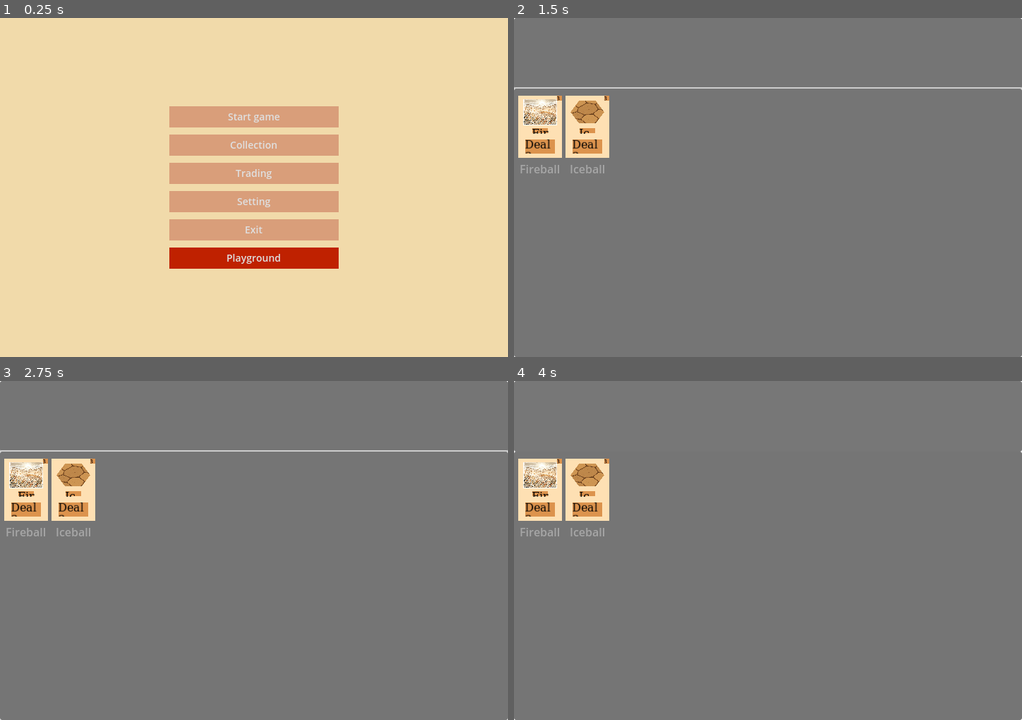
Above: before the commit, frames 1-4 (two rows, left to right).
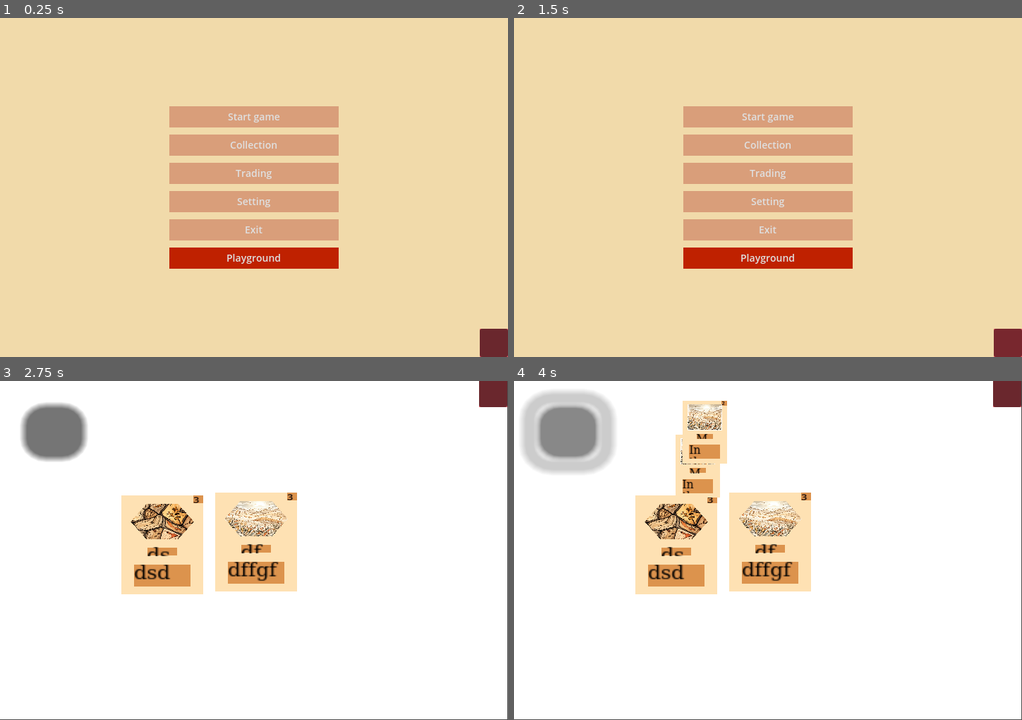
Above: after the commit, the same moments.

Repository: DarkDragonanDy/Project_card
Game: Godot game, scene res://Scenes/node_scene.tscn
Two runs of this game, one before a commit and one after it. Both use one fixed random seed, a clock stepped at 60 frames per second and the inputs below.
Inputs (mouse positions are in pixels of both pictures, inside the frame that each line leads up to):
- Up to frame 1 (0.25 s): no input
- Up to frame 2 (1.5 s): click "Collection" at 0.5 s; click (1011, 343) at 1.27 s
- Up to frame 3 (2.75 s): click (254, 621) at 2 s, where only the run after the commit has a clickable "Playground"
- Up to frame 4 (4 s): click (569, 431) at 2.77 s; click (569, 431) at 3.52 s

The runs differ from the first frame. In frame 1, 0.5% of the frame differs, in the area x 94-100%, y 91-100%; in frame 2, 98%; in frame 3, 99%; in frame 4, 99%, in the area x 0-100%, y 0-100%.

Commit message:
build week 2, day 3
Finished deck basics and saving system

Diff:
--- a/Scenes/battle.tscn
+++ b/Scenes/battle.tscn
@@ -1,9 +1,10 @@
-[gd_scene load_steps=12 format=4 uid="uid://b48evgfat1b3o"]
+[gd_scene load_steps=13 format=4 uid="uid://b48evgfat1b3o"]
 
 [ext_resource type="Texture2D" uid="uid://ckcqoxchk4w0c" path="res://Sprites/Tiles/cropped-image-85ui-3.png" id="1_1otgo"]
 [ext_resource type="Texture2D" uid="uid://bv6a68qtq1ux8" path="res://Sprites/Tiles/Tile.png" id="1_w7k78"]
 [ext_resource type="Texture2D" uid="uid://on5bdvuw4nq5" path="res://Sprites/Tiles/cropped-image-99wl-4.png" id="2_pd5xk"]
 [ext_resource type="Texture2D" uid="uid://cjmrxbuehslmt" path="res://Sprites/Tiles/cropped-image-1x8t-3.png" id="3_f6xt6"]
+[ext_resource type="Script" uid="uid://bhu2p4f22o6re" path="res://Scripts/button_exit.gd" id="5_pd5xk"]
 
 [sub_resource type="TileSetAtlasSource" id="TileSetAtlasSource_ww2ai"]
 texture = ExtResource("1_1otgo")
@@ -110,3 +111,19 @@
 grow_horizontal = 2
 grow_vertical = 2
 color = Color(0.114219, 0.741994, 0.578464, 1)
+
+[node name="Exit" type="ColorRect" parent="."]
+offset_left = 681.0
+offset_top = -2.0
+offset_right = 721.0
+offset_bottom = 38.0
+color = Color(0.924131, 0.387928, 0.437383, 1)
+
+[node name="Button" type="Button" parent="Exit"]
+modulate = Color(0.746045, 0, 0.0358365, 1)
+layout_mode = 0
+offset_right = 40.0
+offset_bottom = 40.0
+script = ExtResource("5_pd5xk")
+
+[connection signal="pressed" from="Exit/Button" to="Exit/Button" method="_on_pressed"]
--- a/Scenes/collection.tscn
+++ b/Scenes/collection.tscn
@@ -1,8 +1,9 @@
-[gd_scene load_steps=4 format=3 uid="uid://chphfet22thsu"]
+[gd_scene load_steps=5 format=3 uid="uid://chphfet22thsu"]
 
-[ext_resource type="Script" uid="uid://g6c6uisjo8mg" path="res://Scripts/item_list_collection.gd" id="1_d2ee6"]
-[ext_resource type="Script" uid="uid://bn7qb655xorr0" path="res://Scripts/deck_manager.gd" id="1_f77j5"]
-[ext_resource type="Script" uid="uid://cfwdxi4w6hgyg" path="res://Scripts/deck_modification_manager.gd" id="2_ungwm"]
+[ext_resource type="Script" uid="uid://g6c6uisjo8mg" path="res://Scripts/Collection and deck mangment/item_list_collection.gd" id="1_d2ee6"]
+[ext_resource type="Script" uid="uid://bn7qb655xorr0" path="res://Scripts/Collection and deck mangment/deck_manager.gd" id="1_f77j5"]
+[ext_resource type="Script" uid="uid://cfwdxi4w6hgyg" path="res://Scripts/Collection and deck mangment/deck_modification_manager.gd" id="2_ungwm"]
+[ext_resource type="Script" uid="uid://bhu2p4f22o6re" path="res://Scripts/button_exit.gd" id="4_kthco"]
 
 [node name="Collection" type="Control"]
 layout_mode = 3
@@ -20,6 +21,7 @@
 grow_horizontal = 2
 grow_vertical = 2
 split_offset = 100
+dragging_enabled = false
 dragger_visibility = 2
 drag_area_highlight_in_editor = true
 
@@ -41,6 +43,8 @@
 allow_reselect = true
 allow_rmb_select = true
 wraparound_items = false
+max_columns = 0
+fixed_column_width = 70
 
 [node name="Deck_manager" type="Control" parent="VSplitContainer/Deck"]
 layout_mode = 2
@@ -74,3 +78,19 @@
 [node name="Deck_modification_manager" type="Control" parent="VSplitContainer"]
 layout_mode = 2
 script = ExtResource("2_ungwm")
+
+[node name="Exit" type="ColorRect" parent="."]
+offset_left = 683.0
+offset_top = 440.0
+offset_right = 723.0
+offset_bottom = 480.0
+color = Color(0.924131, 0.387928, 0.437383, 1)
+
+[node name="Button" type="Button" parent="Exit"]
+modulate = Color(0.746045, 0, 0.0358365, 1)
+layout_mode = 0
+offset_right = 40.0
+offset_bottom = 40.0
+script = ExtResource("4_kthco")
+
+[connection signal="pressed" from="Exit/Button" to="Exit/Button" method="_on_pressed"]
--- a/Scenes/node_scene.tscn
+++ b/Scenes/node_scene.tscn
@@ -1,6 +1,7 @@
-[gd_scene load_steps=2 format=3 uid="uid://27dk63qdjfix"]
+[gd_scene load_steps=3 format=3 uid="uid://27dk63qdjfix"]
 
 [ext_resource type="Script" uid="uid://cdki88re1bnhn" path="res://Scripts/node_scene.gd" id="1_3prna"]
+[ext_resource type="Script" uid="uid://bhu2p4f22o6re" path="res://Scripts/button_exit.gd" id="2_kj18g"]
 
 [node name="Node_Menue" type="Control"]
 layout_mode = 3
@@ -110,6 +111,22 @@
 text = "Playground"
 flat = true
 
+[node name="Exit" type="ColorRect" parent="."]
+layout_mode = 0
+offset_left = 680.0
+offset_top = 440.0
+offset_right = 720.0
+offset_bottom = 480.0
+color = Color(0.924131, 0.387928, 0.437383, 1)
+
+[node name="Button" type="Button" parent="Exit"]
+modulate = Color(0.746045, 0, 0.0358365, 1)
+layout_mode = 0
+offset_right = 40.0
+offset_bottom = 40.0
+script = ExtResource("2_kj18g")
+
 [connection signal="pressed" from="VBoxContainer/ColorRect_Start_game/Start_game" to="." method="_on_start_game_pressed"]
 [connection signal="pressed" from="VBoxContainer/ColorRect_Collection/Collection" to="." method="_on_collection_pressed"]
 [connection signal="pressed" from="VBoxContainer/ColorRect_Playground/Playground" to="." method="_on_playground_pressed"]
+[connection signal="pressed" from="Exit/Button" to="Exit/Button" method="_on_pressed"]
--- a/Scenes/playground.tscn
+++ b/Scenes/playground.tscn
@@ -1,18 +1,19 @@
-[gd_scene load_steps=7 format=3 uid="uid://b5gtglaa5snfh"]
+[gd_scene load_steps=8 format=3 uid="uid://b5gtglaa5snfh"]
 
 [ext_resource type="PackedScene" uid="uid://b7e7ypio11pt0" path="res://Scenes/card_template.tscn" id="1_uof5o"]
 [ext_resource type="Texture2D" uid="uid://cljrmgm2cdqnn" path="res://Sprites/Tiles/cropped-image-86io-1.png" id="3_qyfof"]
 [ext_resource type="Texture2D" uid="uid://cdyi4o0qrrr0a" path="res://Sprites/Tiles/cropped-image-14jv-2.png" id="3_u4ce8"]
 [ext_resource type="Script" uid="uid://fcg52rsv7rw1" path="res://Scripts/button.gd" id="4_qyfof"]
 [ext_resource type="Script" uid="uid://cjl057ogbfyib" path="res://Scripts/node.gd" id="5_3e07v"]
+[ext_resource type="Script" uid="uid://bhu2p4f22o6re" path="res://Scripts/button_exit.gd" id="6_vl51c"]
 
 [sub_resource type="CanvasTexture" id="CanvasTexture_6xle2"]
 
 [node name="Playground" type="Node2D"]
 
 [node name="Sprite2D" type="Sprite2D" parent="."]
-position = Vector2(365.5, 247)
-scale = Vector2(731, 494)
+position = Vector2(359.5, 239.5)
+scale = Vector2(719, 479)
 texture = SubResource("CanvasTexture_6xle2")
 
 [node name="Card_template" parent="." instance=ExtResource("1_uof5o")]
@@ -48,4 +49,19 @@
 offset_bottom = 40.0
 script = ExtResource("5_3e07v")
 
+[node name="Exit" type="ColorRect" parent="."]
+offset_left = 679.0
+offset_top = -3.0
+offset_right = 719.0
+offset_bottom = 37.0
+color = Color(0.924131, 0.387928, 0.437383, 1)
+
+[node name="Button" type="Button" parent="Exit"]
+modulate = Color(0.746045, 0, 0.0358365, 1)
+layout_mode = 0
+offset_right = 40.0
+offset_bottom = 40.0
+script = ExtResource("6_vl51c")
+
 [connection signal="pressed" from="Button" to="Button" method="_on_button_pressed"]
+[connection signal="pressed" from="Exit/Button" to="Exit/Button" method="_on_pressed"]
--- a/Scripts/deck_manager.gd
+++ b/Scripts/Collection and deck mangment/deck_manager.gd
@@ -3,6 +3,7 @@
 # Attach this to a Node child of your Deck container
 
 @onready var deck_list: ItemList = $"../Deck_list"
+@onready var collection_list: ItemList = get_node("../../Collection/Collection_list")
 
 # Deck configuration
 var max_cards: int = 30  # Maximum cards allowed in deck
@@ -10,6 +11,16 @@
 
 # Visual feedback
 var is_hovering: bool = false
+
+
+const SAVE_PATH = "user://deck_save.dat"
+var deck_data: Array = []
+
+func valid_deck():
+	if (current_card_count==max_cards):
+		return true
+	else:
+		return false
 
 func _ready():
 	# Configure deck list for horizontal layout
@@ -25,37 +36,102 @@
 
 	# Optional: Set item selection mode
 	deck_list.select_mode = ItemList.SELECT_SINGLE
+	if collection_list.has_signal("collection_loaded"):
+		collection_list.collection_loaded.connect(_on_collection_loaded)
 
-func add_card(card_name: String, card_icon: Texture2D):
+
+func _on_collection_loaded():
+	load_deck()
+func add_card(collection_index: int):
 	# Check if deck is full
 	if current_card_count >= max_cards:
 		print("Deck is full! Maximum cards: ", max_cards)
 		return false
 
 	# Create a scaled version of the icon
-	var scaled_icon = ImageTexture.new()
-	var image = card_icon.get_image()
-	image.resize(image.get_width() / 10, image.get_height() / 10, Image.INTERPOLATE_BILINEAR)
-	scaled_icon.set_image(image)
 
+	var image = collection_list.get_item_icon(collection_index)
+	var card_name = collection_list.get_item_text(collection_index)
+
+
+
+	deck_data.append({
+		"name": card_name,
+		"collection_index": collection_index
+	})
 	# Add the card
-	deck_list.add_item(card_name, scaled_icon)
+	deck_list.add_item(card_name, image)
 	current_card_count += 1
 
 	# Optional: Show count in deck name or somewhere else
 	_update_deck_display()
-
+	print("Selected card: ", card_name )
+	save_deck()
 	return true
 
 func remove_card(index: int):
 	if index >= 0 and index < deck_list.get_item_count():
 		deck_list.remove_item(index)
+		deck_data.remove_at(index)
 		current_card_count -= 1
 		_update_deck_display()
+		save_deck()
 
 func _on_item_selected(index: int):
 	# Handle card selection in deck (e.g., for removal or inspection)
 	print("Selected card: ", deck_list.get_item_text(index))
+	remove_card(index)
+
+func clear_deck():
+	deck_list.clear()
+	deck_data.clear()
+	current_card_count = 0
+	_update_deck_display()
+	save_deck()
+
+func save_deck():
+	var file = FileAccess.open(SAVE_PATH, FileAccess.WRITE)
+	if file:
+		file.store_var(deck_data)
+		file.close()
+		print("Deck saved successfully")
+
+func load_deck():
+	if FileAccess.file_exists(SAVE_PATH):
+		var file = FileAccess.open(SAVE_PATH, FileAccess.READ)
+		if file:
+			deck_data = file.get_var()
+			file.close()
+
+			# Rebuild deck list from saved data
+			deck_list.clear()
+			current_card_count = 0
+
+			for card in deck_data:
+				# Try to load the icon
+				var icon = null
+
+				icon = collection_list.get_item_icon(card["collection_index"])
+
+
+
+				deck_list.add_item(collection_list.get_item_text(card["collection_index"]), icon)
+
+
+				current_card_count += 1
+
+			_update_deck_display()
+			print("Deck loaded successfully")
+
+# Get deck data for transferring to game scene
+func get_deck_data() -> Array:
+	return deck_data.duplicate()
+
+# Load deck from provided data (useful when coming back from game)
+func set_deck_data(data: Array):
+	deck_data = data
+	save_deck()
+	load_deck()
 
 func _on_deck_mouse_entered():
 	is_hovering = true
@@ -76,3 +152,6 @@
 	# var deck_label = get_node_or_null("../DeckLabel")
 	# if deck_label:
 	#     deck_label.text = "Deck: %d/%d" % [current_card_count, max_cards]
+
+func _exit_tree():
+	save_deck()
--- a/Scripts/deck_modification_manager.gd
+++ b/Scripts/Collection and deck mangment/deck_modification_manager.gd
@@ -75,7 +75,7 @@
 	if deck_rect.has_point(mouse_pos):
 		# If we have a deck manager, let it handle the add
 		if deck_manager and deck_manager.has_method("add_card"):
-			deck_manager.add_card(dragged_item_data.text, dragged_item_data.icon)
+			deck_manager.add_card(dragged_item_data["index"])
 		else:
 			# Otherwise add directly
 			# Create a scaled version of the icon for the deck
--- a/Scripts/item_list_collection.gd
+++ b/Scripts/Collection and deck mangment/item_list_collection.gd
@@ -3,7 +3,7 @@
 
 @onready var item_list: ItemList =$"."  # Reference to your ItemList node
 # Reference to your ItemList
-
+signal collection_loaded
 
 # Array to store your created objects
 
@@ -17,7 +17,7 @@
 
 func populate_with_card_scenes():
 	for card_name in CardDatabase.card_database.keys():
-		var card_instance = CardDatabase.create_card_instance(card_name)
+		#var card_instance = CardDatabase.create_card_instance(card_name)
 		var texture = await CardDatabase.art_capture(card_name)
-		item_list.add_item(card_instance.card_name)
-		item_list.set_item_icon(item_list.get_item_count() - 1, texture)
+		item_list.add_item(card_name,texture)
+	collection_loaded.emit()
--- a/Scripts/Scripts_card/Scripts_card_types/Card_Fireball.gd
+++ /dev/null
@@ -1,5 +0,0 @@
-class_name FireballCard
-extends Card
-
-func _init():
-	super("Fireball", "Deal 3 damage", 3, "fireball_001", preload("res://Sprites/photo_2025-05-23_13-55-42.jpg"))
--- /dev/null
+++ b/Scripts/Scripts_card/Scripts_card_types/Card_FishingPlace.gd
@@ -0,0 +1,5 @@
+class_name FishingPlace_Card
+extends Card
+
+func _init():
+	super("Fishing Place", "At the end of the turn get 1 'fish' (50%) or 2 'garbage' (50%) ", 3, "FishingPlace_001", preload("res://Sprites/Sprites_card_art/photo_2025-06-09_19-39-59.jpg"))
--- /dev/null
+++ b/Scripts/Scripts_card/Scripts_card_types/Card_Meadow.gd
@@ -0,0 +1,5 @@
+class_name Meadow_Card
+extends Card
+
+func _init():
+	super("Meadow", "In the end of the turn get 1 'millet' ", 2, "Meadow_001", preload("res://Sprites/Sprites_card_art/photo_2025-06-09_19-39-55.jpg"))
--- a/Scripts/Scripts_card/card_database.gd
+++ b/Scripts/Scripts_card/card_database.gd
@@ -1,8 +1,8 @@
 extends Node
 var card_database = {
-	"fireball": FireballCard,
+	"Meadow": Meadow_Card,
 	"iceball": IceballCard,
-
+	"Fishing Place": FishingPlace_Card,
 }
 var card_scene = Card.new().card_scene
 func create_card_instance(template_name: String) -> Card:
--- a/Scripts/Scripts_card/card_template.gd
+++ b/Scripts/Scripts_card/card_template.gd
@@ -86,14 +86,16 @@
 	# Capture
 	var image = viewport.get_texture().get_image()
 	var texture = ImageTexture.create_from_image(image)
-	image = texture.get_image()
-	var filename = "res://" + name.to_lower().replace(" ", "_") + ".png"
-	var error = image.save_png(filename)
 
-	if error == OK:
-		print("Saved card texture: ", filename)
-	else:
-		print("Failed to save texture: ", error)
+
+	#image = texture.get_image()
+	#var filename = "res://" + name.to_lower().replace(" ", "_") + ".png"
+	#var error = image.save_png(filename)
+#
+	#if error == OK:
+		#print("Saved card texture: ", filename)
+	#else:
+		#print("Failed to save texture: ", error)
 
 	# Cleanup
 	viewport.queue_free()
--- a/Scripts/button.gd
+++ b/Scripts/button.gd
@@ -2,8 +2,8 @@
 func _on_button_pressed():
 
 	# Reference your CardDatabase script directly
-	var new_card = CardDatabase.create_card_instance("fireball")
-	CardDatabase.art_capture("fireball")
+	var new_card = CardDatabase.create_card_instance("Meadow")
+	CardDatabase.art_capture("Meadow")
 
 	if new_card:
 
--- /dev/null
+++ b/Scripts/button_exit.gd
@@ -0,0 +1,4 @@
+extends Button
+
+func _on_pressed() -> void:
+	get_tree().change_scene_to_file("res://Scenes/node_scene.tscn")
Renamed: Scripts/deck_manager.gd.uid -> Scripts/Collection and deck mangment/deck_manager.gd.uid
Renamed: Scripts/deck_modification_manager.gd.uid -> Scripts/Collection and deck mangment/deck_modification_manager.gd.uid
Renamed: Scripts/item_list_collection.gd.uid -> Scripts/Collection and deck mangment/item_list_collection.gd.uid
Not shown, added: Scripts/Scripts_card/Scripts_card_types/Card_FishingPlace.gd.uid
Renamed: Scripts/Scripts_card/Scripts_card_types/Card_Fireball.gd.uid -> Scripts/Scripts_card/Scripts_card_types/Card_Meadow.gd.uid
Not shown, added: Scripts/button_exit.gd.uid
Binary file added: Sprites/Sprites_card_art/photo_2025-05-23_17-34-02.jpg
Not shown, added: Sprites/Sprites_card_art/photo_2025-05-23_17-34-02.jpg.import
Binary file added: Sprites/Sprites_card_art/photo_2025-06-09_19-39-47.jpg
Not shown, added: Sprites/Sprites_card_art/photo_2025-06-09_19-39-47.jpg.import
Binary file added: Sprites/Sprites_card_art/photo_2025-06-09_19-39-50.jpg
Not shown, added: Sprites/Sprites_card_art/photo_2025-06-09_19-39-50.jpg.import
(and 24 more such lines)
